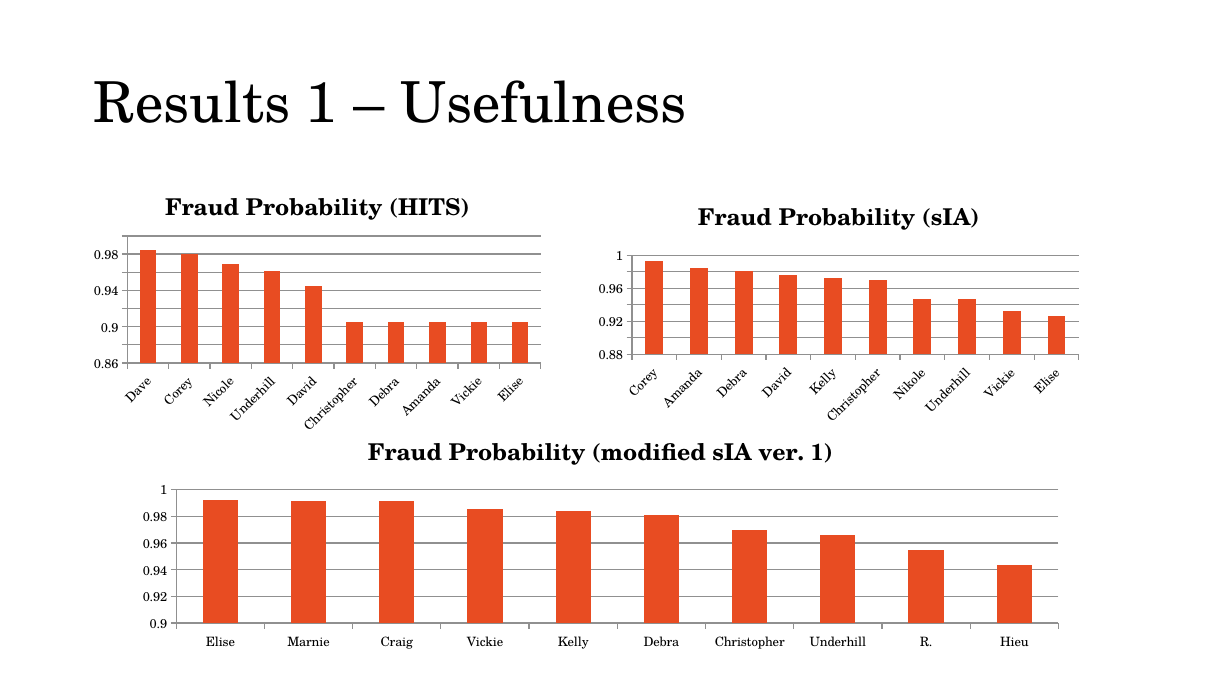
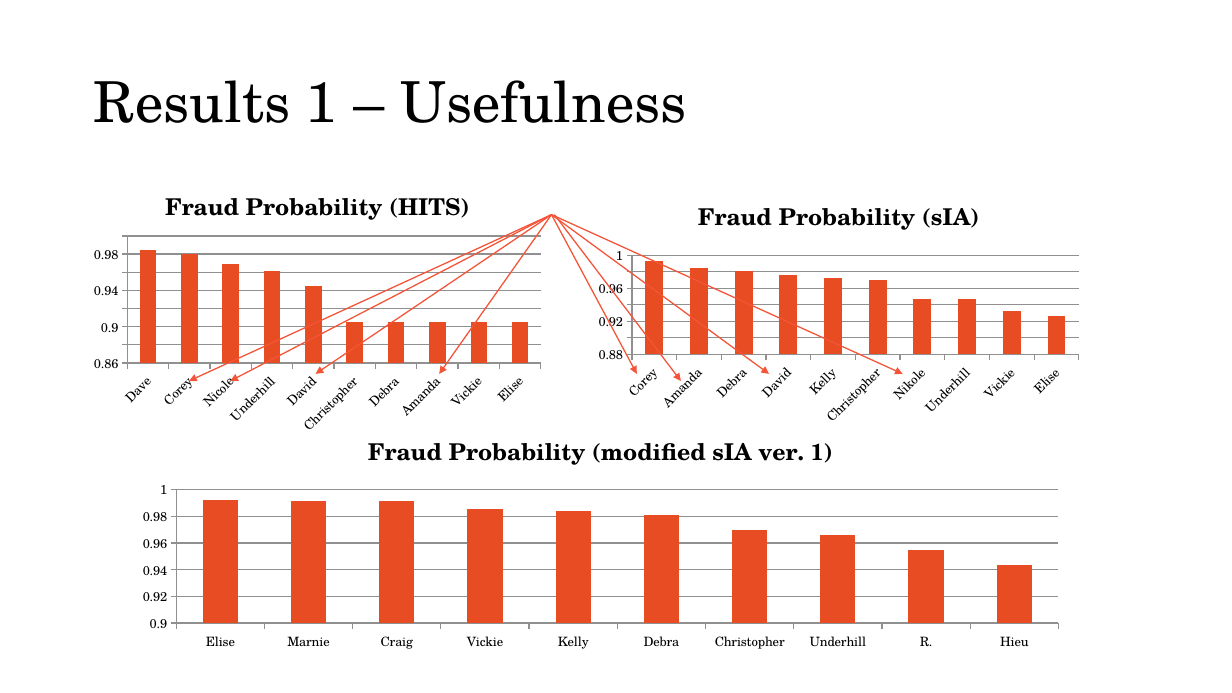
Before and after one commit to rkumar2468/Mining, a slide deck: slide 11 of Documents/Presentation/Course591-Final-Presentation.pptx (slide 13 before the commit). Drawn at 1232x693 pixels with LibreOffice and Linux fonts; fonts in the diff are those of the drawing. Boxes give left, top, right and bottom in pixels: in the first picture for what was removed or moved away, otherwise in the second. Text is boxed around its words. In the diff, an @@ line names an element or a change of style, - is before the commit and + after.

```diff
--- a/Documents/Presentation/Course591-Final-Presentation.pptx
+++ b/Documents/Presentation/Course591-Final-Presentation.pptx
@@ arrow added from (552, 214) to (189, 381), #F45439 1 pt @@
@@ arrow added from (552, 214) to (230, 381), #F45439 1 pt @@
@@ arrow added from (552, 214) to (316, 374), #F45439 1 pt @@
@@ arrow added from (552, 214) to (439, 374), #F45439 1 pt @@
@@ arrow added from (552, 214) to (637, 374), #F45439 1 pt @@
@@ arrow added from (552, 214) to (769, 374), #F45439 1 pt @@
@@ arrow added from (552, 214) to (903, 374), #F45439 1 pt @@
@@ arrow added from (555, 214) to (681, 381), #F45439 1 pt @@
```
Also in this commit, not shown: 6 other slides changed, 3 slides removed.
